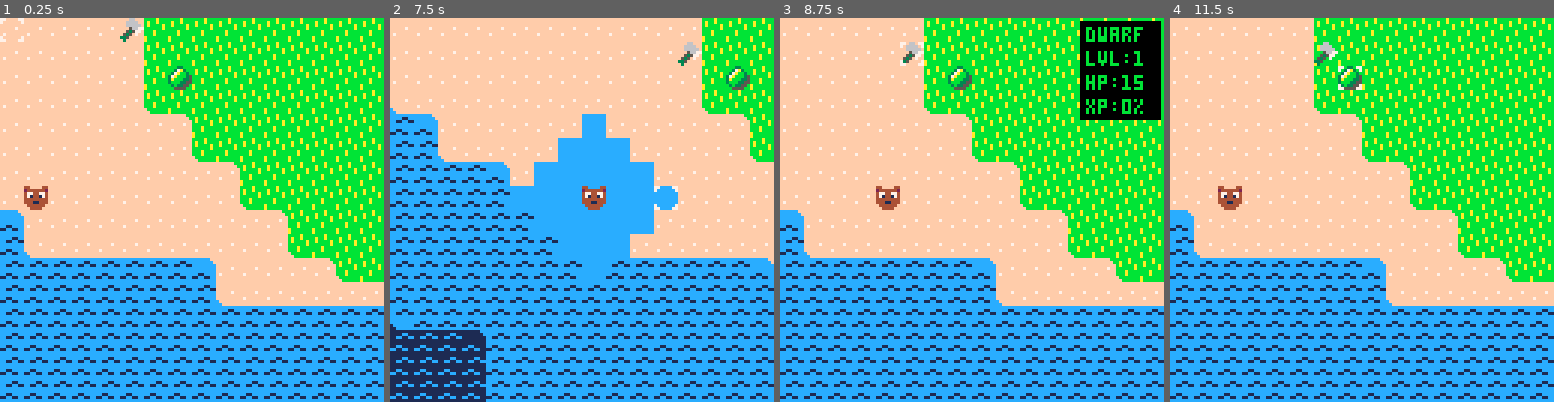
Above: before the commit, frames 1-4 (left to right).
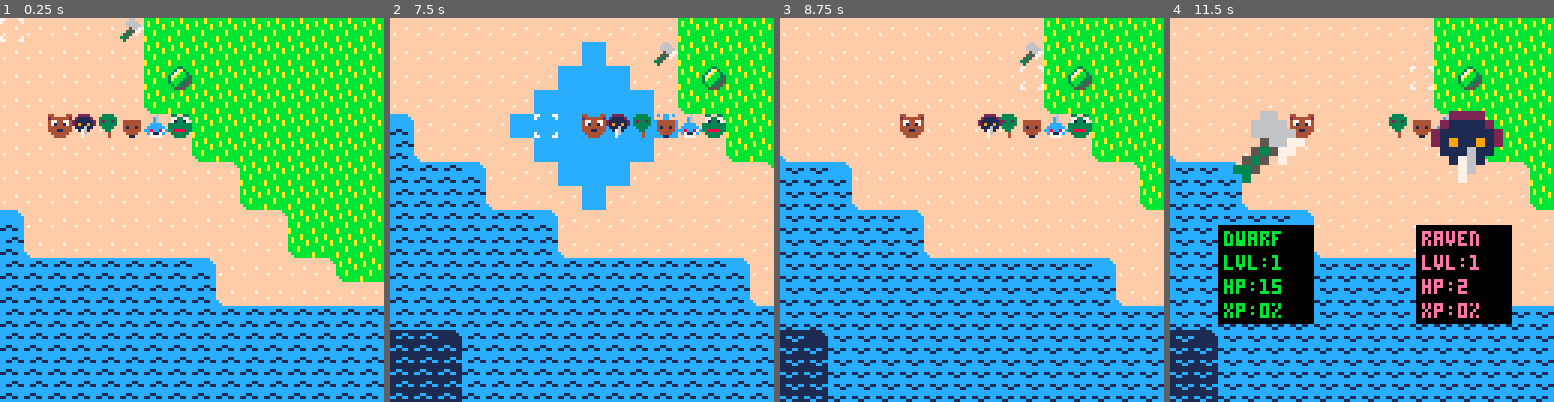
Above: after the commit, the same moments.

Repository: cstephen/PICO-8-Tactics
Game: PICO-8 cartridge tactics.p8
Same seed, same stepped clock (60 frames per second), same inputs: the game is played once before the commit and once after it.
Inputs:
- Up to frame 1 (0.25 s): no input
- Up to frame 2 (7.5 s): tap X (X key) at 0.33, 1.07, 1.85, 2.97, 4.08, 5.2, 6.32, 7.43 s; tap O (Z key) at 0.7, 1.7, 2.1, 2.5, 2.9, 3.3, 3.7, 4.1, 4.5, 4.9, 5.3, 5.7, 6.1, 6.5, 6.9, 7.3 s; hold Right 1.6-2.1 s; hold Up 2.15-2.42 s; hold Right 2.47-3.03 s; hold Left 3.08-3.58 s; hold Down 3.63-3.97 s; hold Right 4.02-4.68 s; hold Up 4.73-5.03 s; hold Left 5.08-5.68 s; hold Down 5.73-6.03 s; hold Right 6.08-6.58 s; hold Right 6.63-7.13 s; hold Up 7.18-7.45 s
- Up to frame 3 (8.75 s): hold Right 7.5-8.07 s; tap O (Z key) at 7.7, 8.1, 8.5 s; hold Left 8.12-8.62 s; tap X (X key) at 8.55 s; hold Down from 8.67 s (still down)
- Up to frame 4 (11.5 s): tap O (Z key) every 0.4 s from 8.9 to 11.3 s; release Down at 9 s; hold Right 9.05-9.72 s; tap X (X key) at 9.67, 10.78 s; hold Up 9.77-10.07 s; hold Left 10.12-10.72 s; hold Down 10.77-11.07 s; hold Right from 11.12 s (still down)

The runs differ from the first frame. In frame 1, 1.8% of the frame differs, in the area x 6-50%, y 25-50%; in frame 2, 20%; in frame 3, 41%; in frame 4, 44%, in the area x 0-100%, y 0-100%.

Commit message:
Add raven, snake, deer, shark, and frog unit archetypes.

Diff:
--- a/tactics.p8
+++ b/tactics.p8
@@ -70,10 +70,24 @@
   },
   bear = {
     evil = 64
-  }
-  ,
+  },
   wolf = {
     evil = 65
+  },
+  raven = {
+    evil = 66
+  },
+  snake = {
+    evil = 67
+  },
+  deer = {
+    evil = 68
+  },
+  shark = {
+    evil = 69
+  },
+  frog = {
+    evil = 70
   }
 }
 
@@ -148,8 +162,7 @@
     hp = 0,
     might = 0,
     speed = 0
-  }
-  ,
+  },
   wolf = {
     basehp = 5,
     basemight = 1,
@@ -164,6 +177,81 @@
     hp = 0,
     might = 0,
     speed = 0
+  },
+  raven = {
+    basehp = 2,
+    basemight = 1,
+    basespeed = 6,
+    levelhp = 1,
+    levelmight = 1,
+    levelspeed = 2,
+    attackmin = 0,
+    attackmax = 1,
+    spawnable = 0,
+    maxhp = 0,
+    hp = 0,
+    might = 0,
+    speed = 0
+  },
+  snake = {
+    basehp = 1,
+    basemight = 1,
+    basespeed = 3,
+    levelhp = 1,
+    levelmight = 1,
+    levelspeed = 2,
+    attackmin = 0,
+    attackmax = 1,
+    spawnable = 0,
+    maxhp = 0,
+    hp = 0,
+    might = 0,
+    speed = 0
+  },
+  deer = {
+    basehp = 4,
+    basemight = 1,
+    basespeed = 2,
+    levelhp = 1,
+    levelmight = 1,
+    levelspeed = 2,
+    attackmin = 0,
+    attackmax = 2,
+    spawnable = 0,
+    maxhp = 0,
+    hp = 0,
+    might = 0,
+    speed = 0
+  },
+  shark = {
+    basehp = 4,
+    basemight = 1,
+    basespeed = 3,
+    levelhp = 1,
+    levelmight = 1,
+    levelspeed = 3,
+    attackmin = 0,
+    attackmax = 2,
+    spawnable = 0,
+    maxhp = 0,
+    hp = 0,
+    might = 0,
+    speed = 0
+  },
+  frog = {
+    basehp = 2,
+    basemight = 1,
+    basespeed = 2,
+    levelhp = 1,
+    levelmight = 1,
+    levelspeed = 2,
+    attackmin = 0,
+    attackmax = 2,
+    spawnable = 0,
+    maxhp = 0,
+    hp = 0,
+    might = 0,
+    speed = 0
   }
 }
 
@@ -177,7 +265,12 @@
   gridclear(g_typemask, "neutral")
 
   add(g_units.good, createunit("dwarf", 1, "good", 23, 0))
-  add(g_units.evil, createunit("bear", 1, "evil", 19, 7))
+  add(g_units.evil, createunit("bear", 1, "evil", 20, 4))
+  add(g_units.evil, createunit("raven", 1, "evil", 21, 4))
+  add(g_units.evil, createunit("snake", 1, "evil", 22, 4))
+  add(g_units.evil, createunit("deer", 1, "evil", 23, 4))
+  add(g_units.evil, createunit("shark", 1, "evil", 24, 4))
+  add(g_units.evil, createunit("frog", 1, "evil", 25, 4))
 
   for i=0, g_gridsize.x do
     for j=0, g_gridsize.y do
